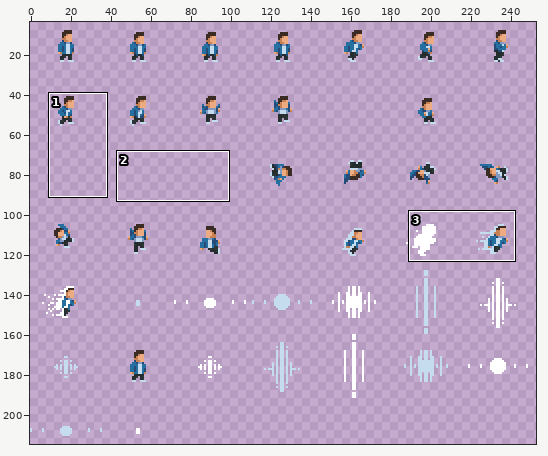
Two versions of one sprite sheet, Assets/Sprites & Tiles/Sprites/H_Character_animations.png. Above: a wide view before the commit, with the close-up outlined.
Close-up. Earlier state:
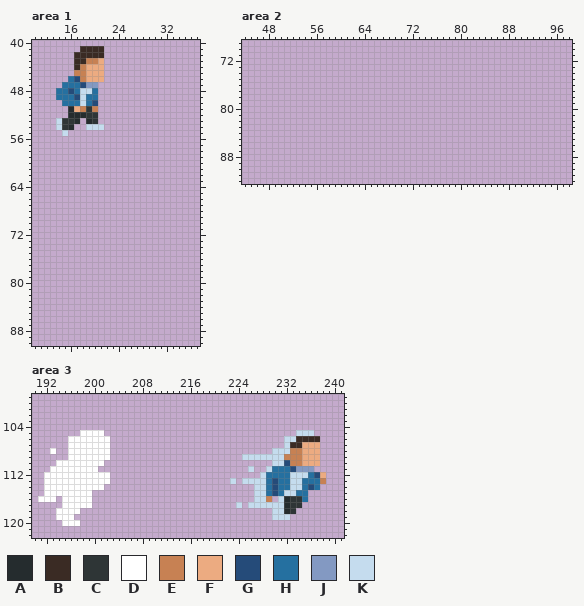
The file is 256x256 pixels. Shown: area 1: x 10..37, y 40..90; area 2: x 44..98, y 69..92; area 3: x 190..241, y 99..122. The old version is drawn lined up with the new one. The wide view leaves out empty margins. The commit also changed other parts of the picture, which this record leaves out.
Palette (. is transparent): A #252c2e  B #3a2b24  C #2e3536  D #ffffff  E #c78153  F #ecab81  G #254b79  H #2570a0  J #8399c2  K #c5dcee
Pixels before, area 1, first column x 14:
41 ....BBBB
42 ...BBBBB
43 ...BBEEF
44 ...BEFFF
45 ...EEFFF
46 ..HGEFFF
47 .HHHGJJ.
48 HHGHKKH.
49 HHHGKHH.
50 .HHHKHG.
51 ..AFECE.
52 ..AAACC.
53 KCCA.AC.
54 KCA..KKK
55 .K......
Pixels before, area 3, first column x 191:
105 .......DDDD................................KKK..
106 .....DDDDDDD.............................KKBBBB.
107 .....DDDDDDD.............................KBBFFF.
108 ..D..DDDDDDD...........................KKKEEFFF.
109 .....DDDDDDD......................KKKKKKKEEEFFF.
110 ...DDDDDDDD............................KKGEEFFF.
111 ..DDDDDDDD.........................K..KHHHGJJJ..
112 .DDDDDDDDDDD.........................KHHHHKKKHGF
113 .DDDDDDDDDDD....................K.KKKKHGHHKKHHHE
114 .DDDDDDDDDD.........................KKHGHHKKHGH.
115 .DDDDDDDD...........................KKHGHKKHH...
116 DDD.DDDDD...........................KKE.KACCH...
117 ....DDDDD........................K.KKKKKKACC....
118 ...DDDD................................KKAC.....
119 ...DDD.................................KKK......
120 ....DDD.........................................
Once edited:
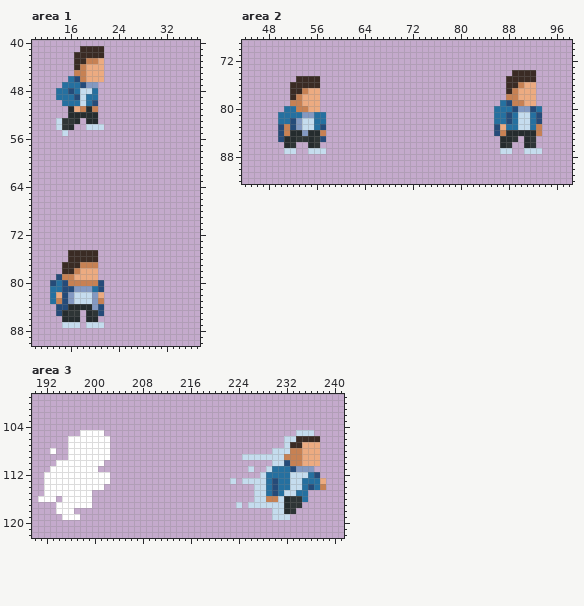
Edits made:
drawings rearranged on the sheet (the old picture shows each at its new place; 1 dropped ones are not shown)
Changed rows in their new state; - is an unchanged pixel.
Area 1:
first column x 19:
51 A-
52 AA
53 -A
first column x 13:
75 ---BBBBB-
76 ---BBBBB-
77 --BBBEEE-
78 --BBEFFF-
79 -GEEFFFF-
80 GHGEEEEEG
81 HHGGJJJHG
82 HFGJKKKJF
83 HEGJKKKJE
84 -GGAAAAJG
85 -GACC-ACG
86 --AAA-AA-
87 --KKK-KKK
Area 2:
first column x 50:
74 ---------------------------------------BBBB-
75 ---BBBB-------------------------------BBBBB-
76 --BBBBB-------------------------------BBEFF-
77 --BBEFF-------------------------------BEFFF-
78 --BEFFF-------------------------------EEFFF-
79 --EEFFF------------------------------HGEEFF-
80 -HHEEFF-----------------------------HHHGJJGH
81 HHHHJJHH----------------------------HHGHKKHG
82 HHGJKKHH----------------------------HHGHKKHG
83 GEGJKKHG----------------------------GFHHKKHE
84 GEAAJAAE----------------------------GEAAAAAE
85 GAACCACG-----------------------------AAC-AC-
86 -AC--AC------------------------------AC--AC-
87 -KK--KKK-----------------------------KK--KKK
Area 3:
first column x 194:
112 --------------------------------------------.
113 --------------------------------------------F
114 --------------------------------------------E
116 ------------------------------------E--------
117 D--------------------------------------------
118 ---.-----------------------------------------
119 .--D-----------------------------------------
120 -...-----------------------------------------
